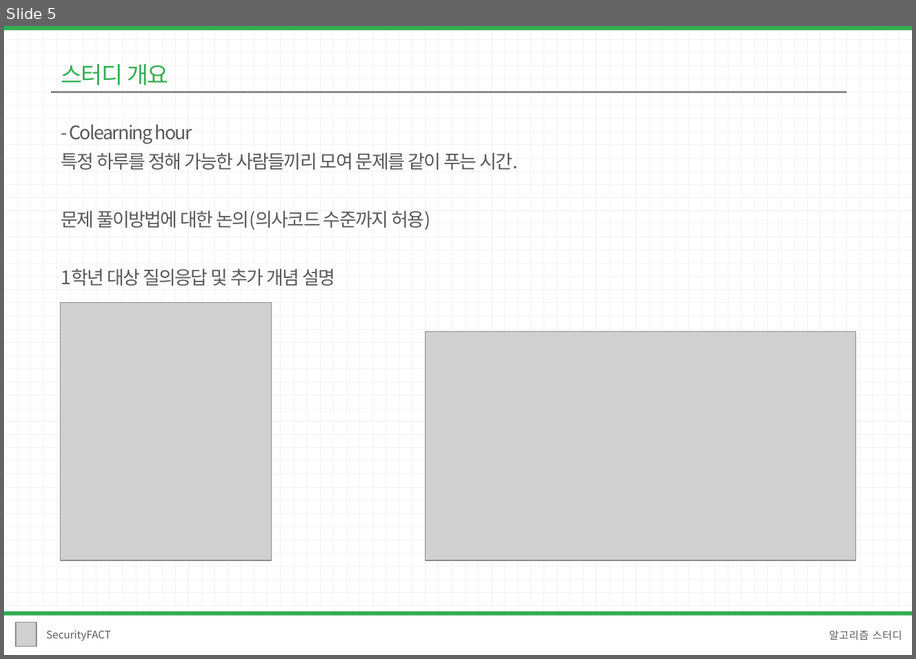
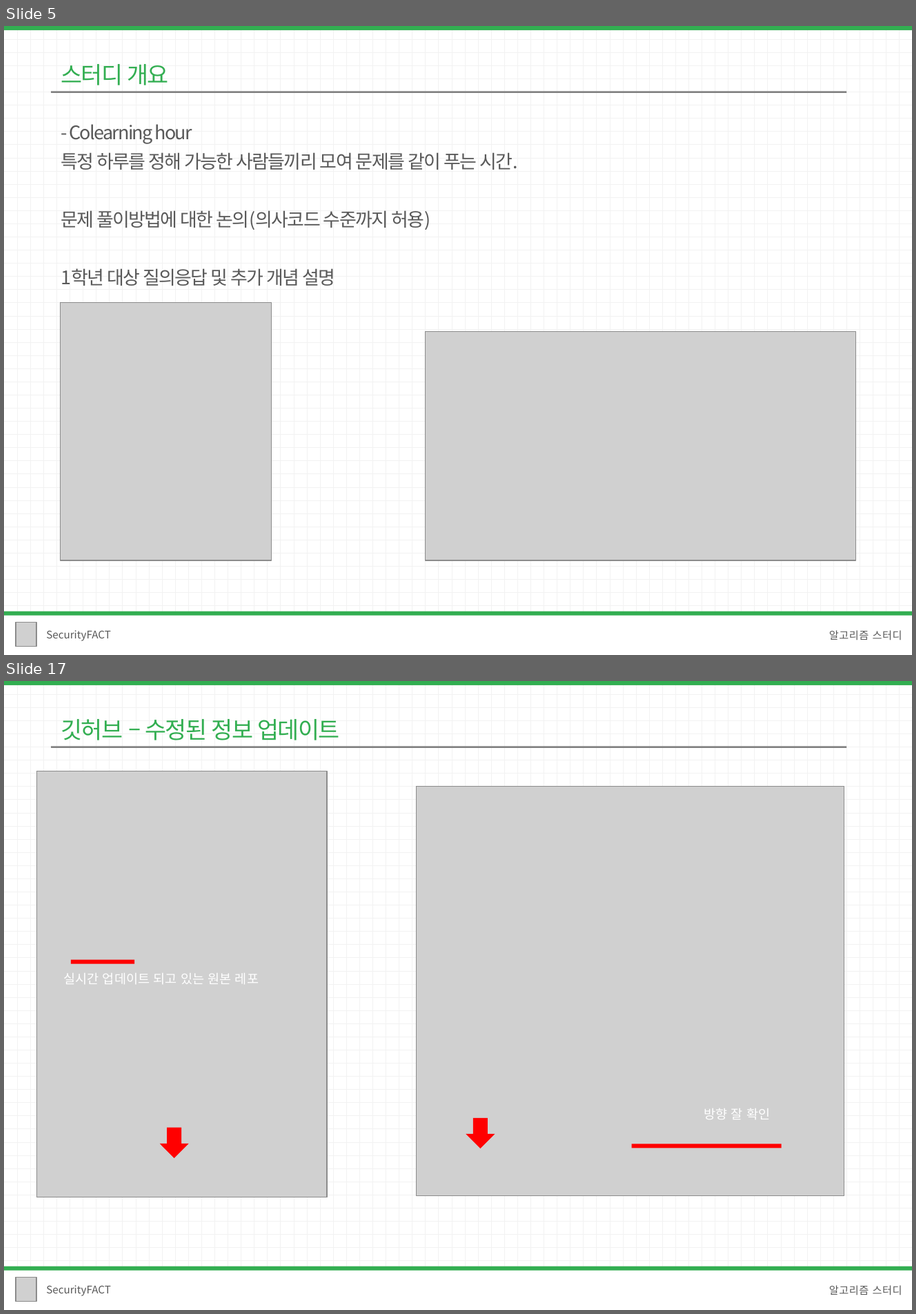
Before and after one commit to 1hk-star/Konkuk_SecurityFACT_Algorithm, a slide deck: 1주차/발표자료/스터디 개요 및 깃허브.pptx. Shown one above the other, each under a label of ours: slide 5 before the commit, slides 5 and 17 after it; the slides between them are not shown. The pictures are 916x659 and 916x1314 pixels, drawn with LibreOffice and Linux fonts; fonts in the diff are those of the drawing; grey boxes stand for pictures. Boxes give left, top, right and bottom in pixels: in the first picture for what was removed or moved away, otherwise in the second. Text is boxed around its words. In the diff, an @@ line names an element or a change of style, - is before the commit and + after.

```diff
--- a/1주차/발표자료/스터디 개요 및 깃허브.pptx
+++ b/1주차/발표자료/스터디 개요 및 깃허브.pptx
@@ slide 17 added at <box>4,681,912,1310</box>, background pattern #F2F2F2 on #FFFFFF @@
@@ rectangle added at <box>4,681,912,685</box>, fill #32AE51 @@
@@ text added at <box>61,719,339,740</box>, 20 pt, text #32AE51 @@
+깃허브 – 수정된 정보 업데이트
@@ rounded rectangle added at <box>51,747,846,748</box>, fill #808080 @@
@@ picture added at <box>36,771,327,1196</box> @@
@@ picture added at <box>417,786,844,1196</box> @@
@@ rectangle added at <box>71,959,135,964</box>, fill #FF0000 @@
@@ text added at <box>63,973,259,984</box>, 11 pt, text #FFFFFF @@
+실시간 업데이트 되고 있는 원본 레포
@@ text added at <box>704,1108,770,1119</box>, 11 pt, text #FFFFFF @@
+방향 잘 확인
@@ down arrow added at <box>160,1127,190,1157</box>, fill #FF0000 @@
@@ down arrow added at <box>466,1118,495,1148</box>, fill #FF0000 @@
@@ rectangle added at <box>632,1144,782,1148</box>, fill #FF0000 @@
@@ rectangle added at <box>4,1266,912,1310</box>, fill #FFFFFF @@
@@ rectangle added at <box>4,1266,912,1270</box>, fill #32AE51 @@
@@ picture added at <box>16,1277,36,1301</box> @@
@@ text added at <box>46,1285,110,1296</box>, 9 pt, text #595959 @@
+SecurityFACT
@@ text added at <box>829,1285,902,1294</box>, 9 pt, text #595959 @@
+알고리즘 스터디
```
Also in this commit, not shown: 2 slides changed, 11 other slides added, 2 other files.
